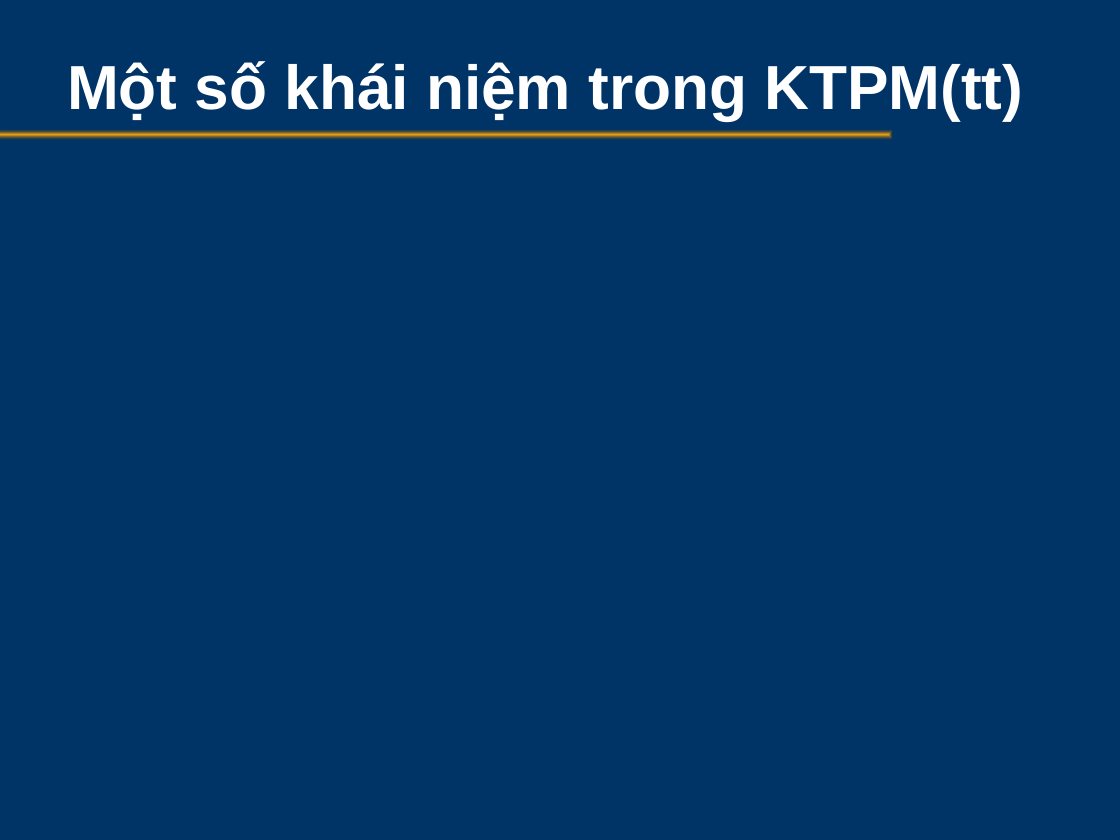
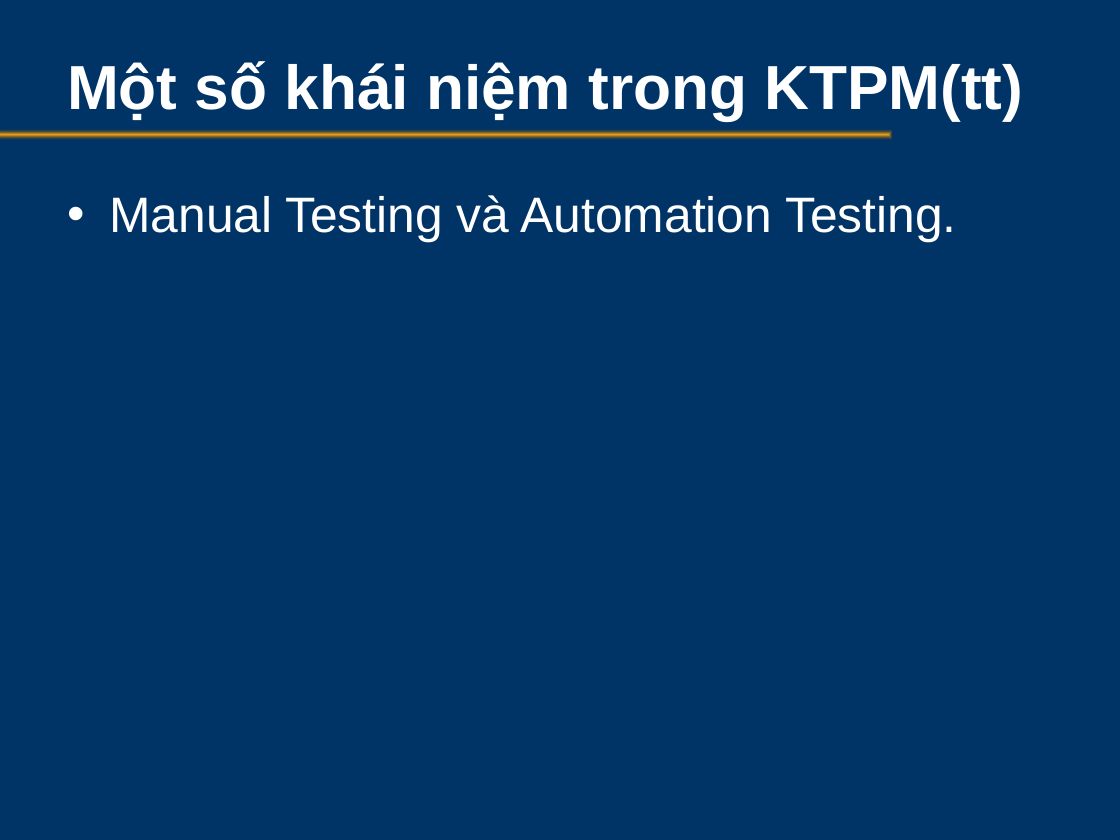
Before and after one commit to testervn/ka-caohoc, a slide deck: slide 14 of QA-QC/SoftwareTesting.pptx (slide 13 before the commit). Drawn at 1120x840 pixels with LibreOffice and Linux fonts; fonts in the diff are those of the drawing; background and template pictures are left out. Boxes give left, top, right and bottom in pixels: in the first picture for what was removed or moved away, otherwise in the second. Text is boxed around its words. In the diff, an @@ line names an element or a change of style, - is before the commit and + after.

```diff
--- a/QA-QC/SoftwareTesting.pptx
+++ b/QA-QC/SoftwareTesting.pptx
@@ text added at <box>109,195,957,243</box>, 32 pt, text #FFFFFF @@
+• Manual Testing và Automation Testing.
```
Also in this commit, not shown: 3 other slides changed, 2 slides added, 1 slide removed.
